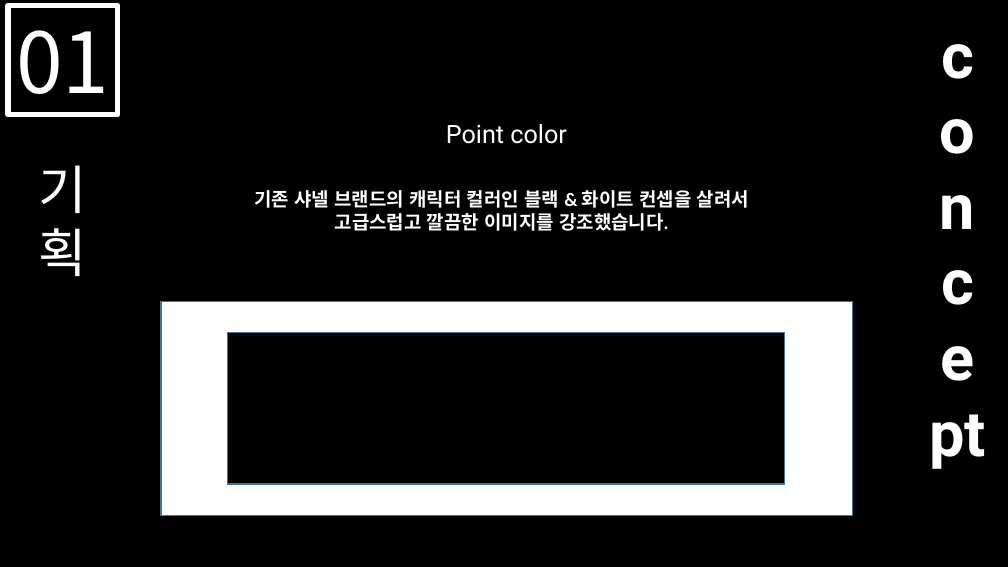
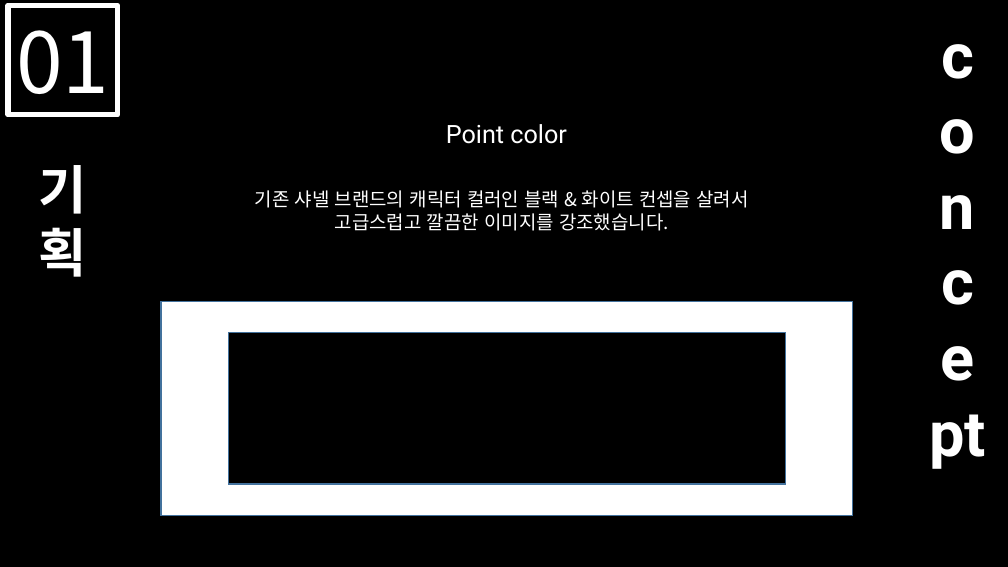
Before and after one commit to HyunRyung/Chanel, a slide deck: slide 4 of Portfolio/CHANEL.pptx. Drawn at 1008x567 pixels with LibreOffice and Linux fonts; fonts in the diff are those of the drawing. Boxes give left, top, right and bottom in pixels: in the first picture for what was removed or moved away, otherwise in the second. Text is boxed around its words. In the diff, an @@ line names an element or a change of style, - is before the commit and + after.

```diff
--- a/Portfolio/CHANEL.pptx
+++ b/Portfolio/CHANEL.pptx
@@ text "기획" at box(39, 165, 87, 277): bold on @@
@@ text "기존 샤넬 브랜드의 캐릭터 컬러인 ..." at box(255, 190, 749, 231): font Calibri to Noto Sans CJK KR, bold off @@
```
Also in this commit, not shown: 10 other slides changed, 1 slide added, 2 slides removed, 2 other files.
